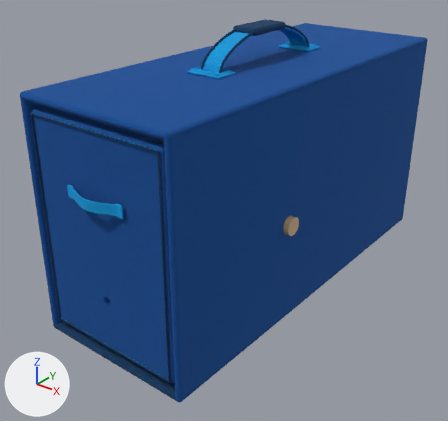
Two versions of the Blender file belt-volume-5-model.blend, one commit apart.
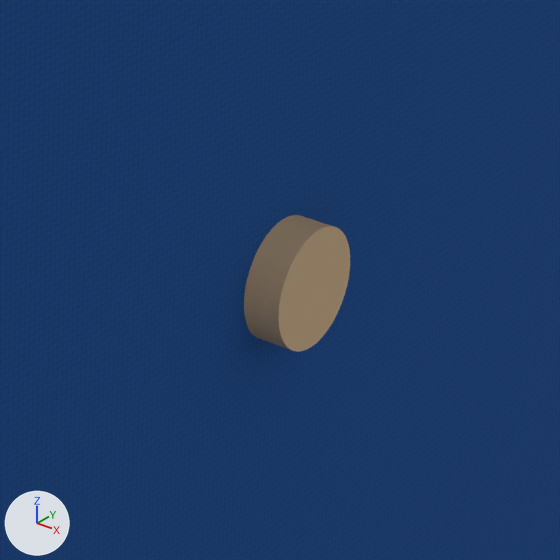
Each version is shown whole from a camera (50 mm lens) standing at (0.27, -0.379, 0.279) and looking at (-0.007, -0.033, 0.064), then close up on the part from 55% to 74% of the width and 44% to 64% of the height. The lights are fixed; the arrows at lower left show +X, +Y and +Z. The first two pictures are the older version.

The older version as bpy lines, for what is in view:
```python
me_cube_146 = bpy.data.meshes.new('Cube.146')
me_cube_146.from_pydata(...)  # 96 vertices, 98 faces; spans x -0.003..0.003, y -0.165..0.165, z -0.089..0.089
me_cube_146.materials.append(mat_utsw_shell_cloth_blue)
me_cylinder_054 = bpy.data.meshes.new('Cylinder.054')
me_cylinder_054.from_pydata(...)  # a 40-sided cylinder along z spanning x -0.00686..0.00686, y -0.00686..0.00686, z -0.00305..0.00305
me_cylinder_054.materials.append(mat_sliding_beech_dowel)  # beige #ceb189
ob_cabinet_side_001 = bpy.data.objects.new('Cabinet_side.001', me_cube_146)
ob_cabinet_side_001.parent = ob_cabinet
ob_cabinet_side_001.location = (0.061, 0.0, 0.0889)
ob_push_pull_knob_001 = bpy.data.objects.new('Push_pull_knob.001', me_cylinder_054)
ob_push_pull_knob_001.parent = ob_sliding_dowel
ob_push_pull_knob_001.location = (0.0648, 0.0, 0.0798)
ob_push_pull_knob_001.rotation_euler = (0.0, 1.571, 0.0)  # degrees (0, 90, 0)
```
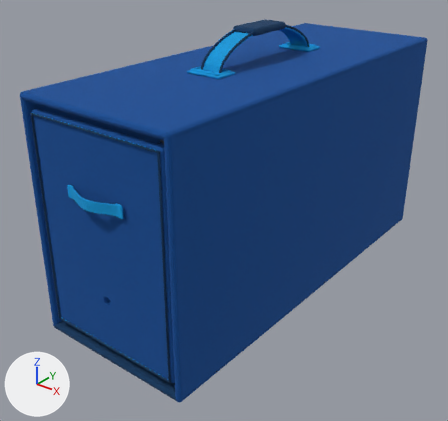
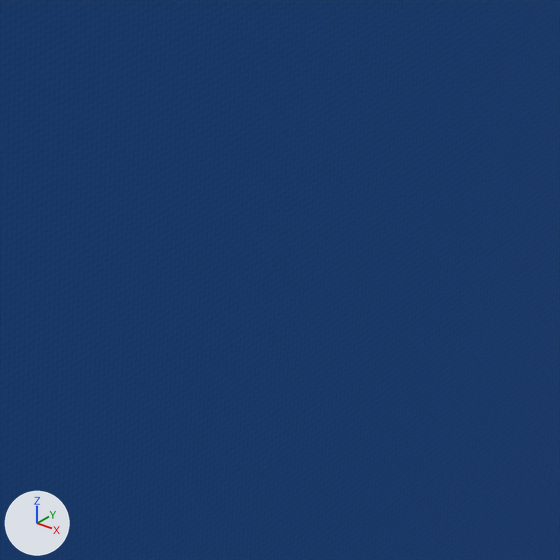
Location of each change, [x1, y1, x2, y2] in pixels of the close-ups (560 x 560 px):
```json
{"object": "Push_pull_knob.001", "change": "moved, rescaled", "before": [244, 215, 350, 352], "on screen": "not visible afterwards"}
```

The change, as JSON lines over the scene's bpy script:
```json
{"block": "me_cylinder_054", "where": "# used by ob_push_pull_knob_001; parent = ob_sliding_dowel; location = (0.0648, 0.0, 0.0798); rotation_euler = (0.0, 1.571, 0.0), in degrees (0, 90, 0)"}
{"op": "remove", "block": "me_cylinder_054", "code": "me_cylinder_054.from_pydata(...)  # 80 vertices, 42 faces; spans x -0.00686..0.00686, y -0.00686..0.00686, z -0.00305..0.00305"}
{"op": "add", "block": "me_cylinder_054", "code": "me_cylinder_054.from_pydata(...)  # 80 vertices, 42 faces; spans x -0.00381..0.00381, y -0.00381..0.00381, z -0.00127..0.00127"}
{"block": "me_cylinder_054", "change": "me_cylinder_054 part 1: the whole mesh is scaled about its middle by (0.556, 0.556, 0.417)"}
{"op": "set", "path": "ob_push_pull_knob_001.location", "old": "(0.0648, 0.0, 0.0798)", "new": "(0.0518, 0.0, 0.0798)"}
```
